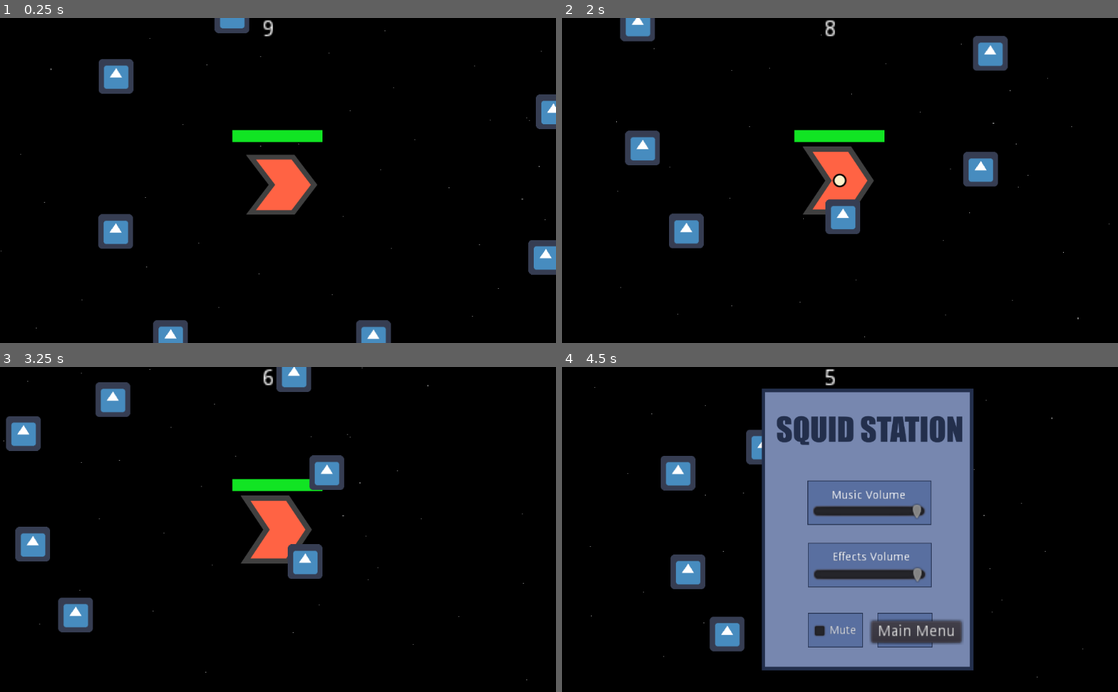
Above: before the commit, frames 1-4 (two rows, left to right).
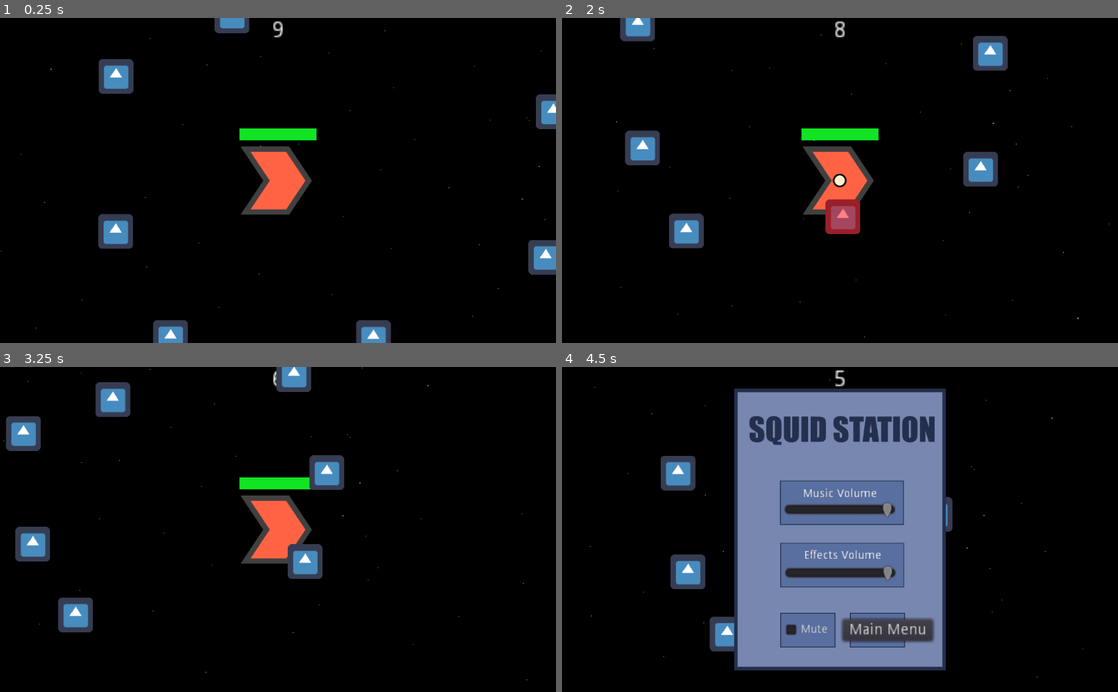
Above: after the commit, the same moments.

Repository: Rathenix/SquidStation
Game: Godot game, scene res://scenes/infinite_level.tscn
Two runs of this game, one before a commit and one after it. Both use one fixed random seed, a clock stepped at 60 frames per second and the inputs below. This scene is started directly instead of the project's main scene. The engine's default icon, where the game draws it, is replaced by a stand-in: a white triangle on a blue panel in a dark square.
Inputs:
- Up to frame 1 (0.25 s): no input
- Up to frame 2 (2 s): hold Right (ui_right) 0.53-1.28 s; hold Down (ui_down) from 1.28 s (still down)
- Up to frame 3 (3.25 s): release Down (ui_down) at 2.03 s; hold Right (ui_right) 2.03-2.78 s; hold Up (ui_up) from 2.78 s (still down)
- Up to frame 4 (4.5 s): release Up (ui_up) at 3.53 s; hold Left (ui_left) from 3.53 s (still down); tap Escape (ui_pause) at 4.15 s

The runs differ from the first frame. In frame 1, 1.3% of the frame differs, in the area x 41-58%, y 0-61%; in frame 2, 1.1%; in frame 3, 0.3%; in frame 4, 17%, in the area x 30-74%, y 0-94%.
Error before the commit: Invalid call. Nonexistent function '_set_playing' in base 'AnimatedSprite'. (res://scripts/player.gd:34)
Error after the commit: Invalid call. Nonexistent function '_set_playing' in base 'AnimatedSprite'. (res://scripts/player.gd:35)

Commit message:
added attack scalability and centered the pause screen

Diff:
--- a/scenes/menu.tscn
+++ b/scenes/menu.tscn
@@ -8,55 +8,54 @@
 script = ExtResource( 2 )
 
 [node name="menu" type="Sprite" parent="."]
-position = Vector2( 524, 300 )
 scale = Vector2( 0.65, 0.65 )
 texture = ExtResource( 1 )
 
 [node name="sfx_text" type="RichTextLabel" parent="."]
-margin_left = 460.0
-margin_top = 341.0
-margin_right = 557.0
-margin_bottom = 381.0
+margin_left = -66.0001
+margin_top = 38.0
+margin_right = 30.9999
+margin_bottom = 78.0
 rect_scale = Vector2( 1.5, 1.5 )
 custom_colors/default_color = Color( 1, 1, 1, 1 )
 text = "Effects Volume"
 
 [node name="music_text" type="RichTextLabel" parent="."]
-margin_left = 458.0
-margin_top = 227.0
-margin_right = 555.0
-margin_bottom = 267.0
+margin_left = -68.0001
+margin_top = -76.0
+margin_right = 28.9999
+margin_bottom = -36.0
 rect_scale = Vector2( 1.5, 1.5 )
 custom_colors/default_color = Color( 1, 1, 1, 1 )
 text = "Music Volume"
 
 [node name="music_slider" type="HSlider" parent="."]
-margin_left = 423.0
-margin_top = 250.0
-margin_right = 527.0
-margin_bottom = 266.0
+margin_left = -103.0
+margin_top = -53.0
+margin_right = 0.999939
+margin_bottom = -37.0
 rect_scale = Vector2( 2, 2 )
 
 [node name="sfx_slider" type="HSlider" parent="."]
-margin_left = 424.0
-margin_top = 367.0
-margin_right = 528.0
-margin_bottom = 383.0
+margin_left = -102.0
+margin_top = 64.0
+margin_right = 1.99994
+margin_bottom = 80.0
 rect_scale = Vector2( 2, 2 )
 
 [node name="mute_checkbox" type="CheckBox" parent="."]
-margin_left = 418.0
-margin_top = 469.0
-margin_right = 479.0
-margin_bottom = 493.0
+margin_left = -108.0
+margin_top = 167.0
+margin_right = -47.0001
+margin_bottom = 191.0
 rect_scale = Vector2( 1.5, 1.5 )
 text = "Mute"
 
 [node name="back_button" type="Button" parent="."]
-margin_left = 531.0
-margin_top = 469.0
-margin_right = 614.0
-margin_bottom = 489.0
+margin_left = 4.99994
+margin_top = 166.0
+margin_right = 87.9999
+margin_bottom = 186.0
 rect_scale = Vector2( 2, 2 )
 text = "Main Menu"
 
--- a/scenes/player.tscn
+++ b/scenes/player.tscn
@@ -30,7 +30,7 @@
 } ]
 
 [sub_resource type="RectangleShape2D" id=4]
-extents = Vector2( 119.5, 115.5 )
+extents = Vector2( 47.5, 51.5 )
 
 [sub_resource type="StyleBoxFlat" id=5]
 bg_color = Color( 0.180392, 0.266667, 0.188235, 1 )
@@ -43,7 +43,6 @@
 ProgressBar/styles/fg = SubResource( 6 )
 
 [node name="player" type="Area2D" groups=["player"]]
-scale = Vector2( 0.5, 0.5 )
 script = ExtResource( 2 )
 __meta__ = {
 "_edit_lock_": true
@@ -51,35 +50,35 @@
 
 [node name="sprite" type="AnimatedSprite" parent="."]
 material = SubResource( 9 )
+scale = Vector2( 0.5, 0.5 )
 frames = SubResource( 3 )
 animation = "idle"
-frame = 1
 playing = true
 __meta__ = {
 "_edit_lock_": true
 }
 
 [node name="CollisionShape2D" type="CollisionShape2D" parent="."]
-visible = false
-position = Vector2( -15.5, 9.5 )
+position = Vector2( -2.5, 3.5 )
 shape = SubResource( 4 )
 
 [node name="Camera2D" type="Camera2D" parent="."]
 current = true
 
 [node name="Game Timer" parent="." instance=ExtResource( 3 )]
-margin_left = -60.0
-margin_top = -598.0
-margin_right = -40.0
-margin_bottom = -584.0
-rect_scale = Vector2( 6, 6 )
+margin_left = -24.0
+margin_top = -297.0
+margin_right = -7.0
+margin_bottom = -283.0
+rect_scale = Vector2( 3, 3 )
 text = "0"
+align = 1
 
 [node name="hp_bar" type="ProgressBar" parent="."]
-margin_left = -168.0
-margin_top = -186.0
-margin_right = 164.0
-margin_bottom = -142.0
+margin_left = -71.0
+margin_top = -96.0
+margin_right = 71.0
+margin_bottom = -74.0
 theme = SubResource( 7 )
 step = 1.0
 value = 50.0
--- a/scenes/single_shot_bullet.tscn
+++ b/scenes/single_shot_bullet.tscn
@@ -6,7 +6,7 @@
 [sub_resource type="CircleShape2D" id=1]
 radius = 12.0
 
-[node name="single_shot_bullet" type="KinematicBody2D"]
+[node name="single_shot_bullet" type="Area2D" groups=["attack"]]
 script = ExtResource( 2 )
 
 [node name="Sprite" type="Sprite" parent="."]
@@ -14,3 +14,5 @@
 
 [node name="CollisionShape2D" type="CollisionShape2D" parent="."]
 shape = SubResource( 1 )
+
+[connection signal="body_shape_entered" from="." to="." method="_on_single_shot_bullet_body_shape_entered"]
--- a/scripts/Game.gd
+++ b/scripts/Game.gd
@@ -1,17 +1,20 @@
 extends Node
+
+var attacks = {
+	"single_shot": {
+		"scene": preload("res://scenes/single_shot_attack.tscn"),
+		"name": 'Single Shot',
+	}
+}
 
 var Player = {
 	"current_hp": 10,
 	"max_hp": 10,
 	"move_speed": 1,
 	"attack_rate": 1,
-	"attacks": ["single_shot"],
+	"attacks": [{'attack': attacks.single_shot, 'level': 1}],
 	"score": 0,
 	"level_path": [],
-}
-
-var attacks = {
-	"single_shot": preload("res://scenes/single_shot_attack.tscn"),
 }
 
 var Screens = {
@@ -43,6 +46,12 @@
 
 func open_menu():
 	menu = menu_preload.instance()
+	if get_tree().get_current_scene().name == 'title_screen':
+		var title_menu = get_tree().get_current_scene().get_node('menu')
+		menu.position = title_menu.position
+	else:
+		var player = get_tree().get_current_scene().get_node('player')
+		menu.position = player.position
 	get_tree().get_current_scene().add_child(menu)
 	get_tree().paused = true
 
--- a/scripts/player.gd
+++ b/scripts/player.gd
@@ -18,7 +18,8 @@
 	hp_bar.value = current_hp
 	flash_timer.wait_time = 0.1
 	for attack in attacks:
-		var atk = Game.attacks[attack].instance()
+		var atk = attack.attack.scene.instance()
+		atk.level = attack.level
 		add_child(atk)
 	set_physics_process(true)
 
--- a/scripts/single_shot_attack.gd
+++ b/scripts/single_shot_attack.gd
@@ -1,10 +1,28 @@
 extends Node2D
 
 var vel = Vector2()
-var speed = 10
-var attack_range = 600
-var damage_amount = 1
-var attack_tick = 1
+var level = 1
+var stats = {
+	1: {
+		'speed': 200,
+		'attack_range': 600,
+		'damage_amount': 1,
+		'attack_tick': 1
+	},
+	2:{
+		'speed': 200,
+		'attack_range': 600,
+		'damage_amount': 1,
+		'attack_tick': 1,
+	},
+	3:{
+		'speed': 200,
+		'attack_range': 600,
+		'damage_amount': 1,
+		'attack_tick': 1,
+	},
+}
+
 var attack_tick_timer = 0
 var bullet_scene = preload("res://scenes/single_shot_bullet.tscn")
 
@@ -12,11 +30,11 @@
 onready var current_level = player.get_parent()
 
 func _ready():
-	attack_tick *= player.attack_rate
+	stats[level].attack_tick *= player.attack_rate
 
 func _process(delta):
 	attack_tick_timer += delta
-	if attack_tick_timer > attack_tick:
+	if attack_tick_timer > stats[level].attack_tick:
 		attack_tick_timer = 0
 		shoot()
 
@@ -26,14 +44,22 @@
 		var closest_enemy
 		for enemy in all_enemies:
 			if not closest_enemy:
-				if player.position.distance_to(enemy.position) < attack_range:
+				if player.position.distance_to(enemy.position) < stats[level].attack_range:
 					closest_enemy = enemy
 			elif player.position.distance_to(enemy.position) < player.position.distance_to(closest_enemy.position):
 				closest_enemy = enemy
 		if closest_enemy:
-			vel = player.position.direction_to(closest_enemy.position) * speed
-			var bullet = bullet_scene.instance()
-			bullet.position = player.position
-			bullet.velocity = vel
-			bullet.damage = damage_amount
-			current_level.add_child(bullet)
+			var offset = deg2rad(0)
+			for i in range(2*level-1):
+				vel = player.position.direction_to(closest_enemy.position) * stats[level].speed
+				vel = vel.rotated(offset)
+				var bullet = bullet_scene.instance()
+				bullet.position = player.position
+				bullet.velocity = vel
+				bullet.rotation_degrees = offset
+				bullet.damage = stats[level].damage_amount
+				current_level.add_child(bullet)
+				if i % 2 != 0:
+					offset = -offset
+				else:
+					offset = abs(offset) + deg2rad(20)
--- a/scripts/single_shot_bullet.gd
+++ b/scripts/single_shot_bullet.gd
@@ -1,11 +1,12 @@
-extends KinematicBody2D
+extends Area2D
 
 var velocity
 var damage
 
 func _process(delta):
-	var collision = move_and_collide(velocity)
-	if collision:
-		if collision.collider.is_in_group("enemy"):
-			collision.collider.take_damage(damage)
-		queue_free()
+	position += velocity * delta
+
+func _on_single_shot_bullet_body_shape_entered(body_rid, body, body_shape_index, local_shape_index):
+	if body.is_in_group("enemy"):
+		body.take_damage(damage)
+	queue_free()
